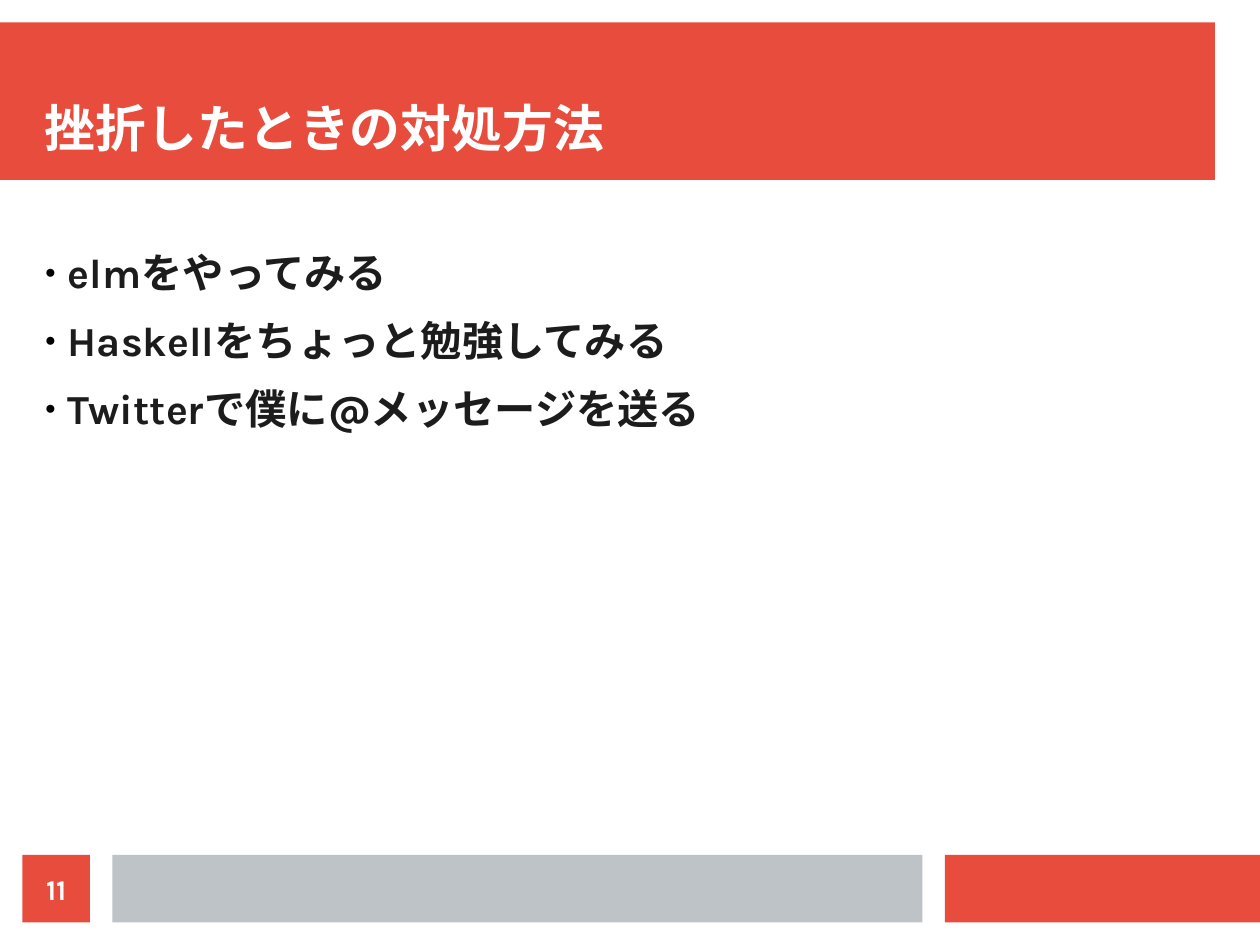
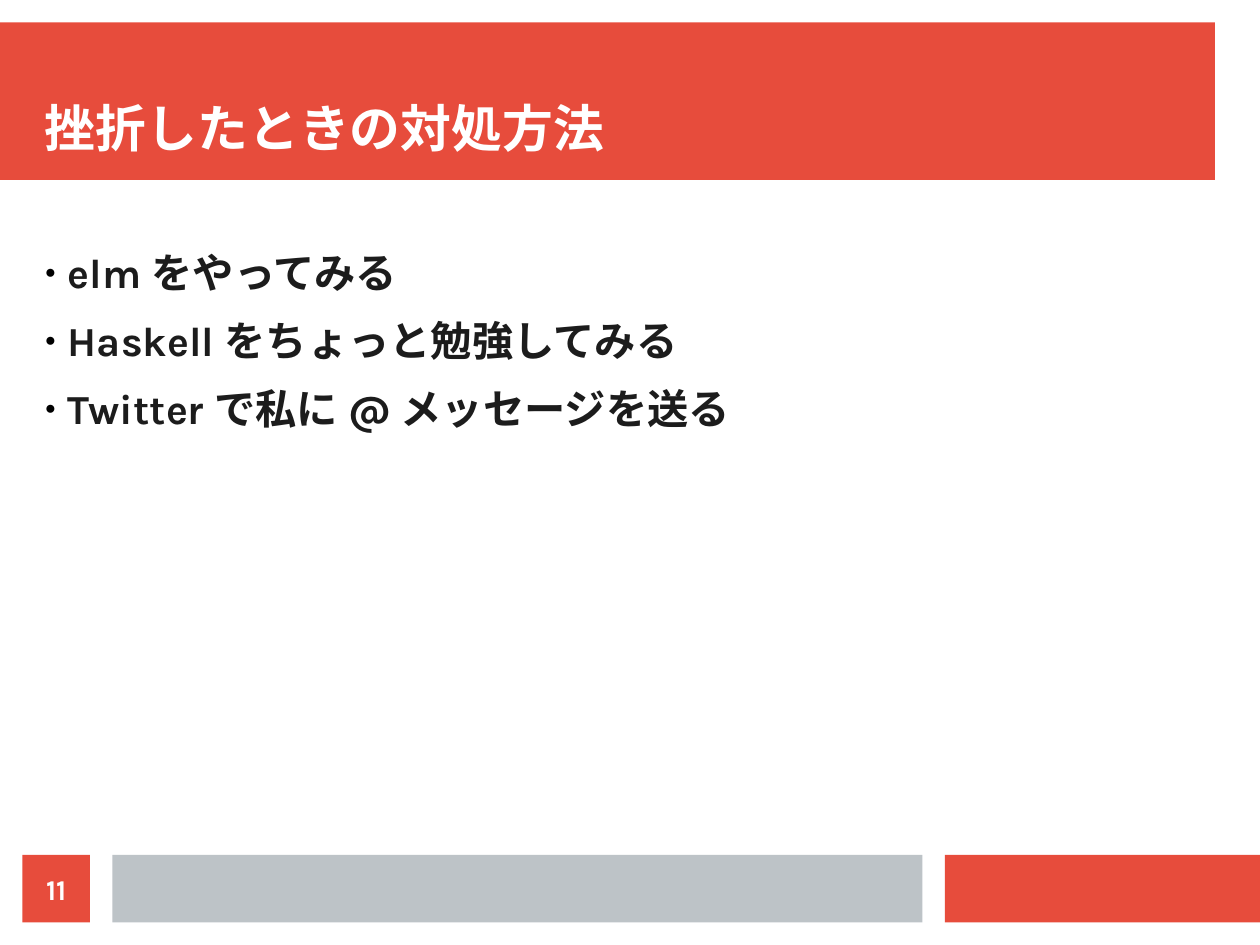
Before and after one commit to cdepillabout/purescript-community-presentation, a slide deck: slide 11 of purescript-community.odp. Drawn at 1260x945 pixels with LibreOffice and Linux fonts; fonts in the diff are those of the drawing. Boxes give left, top, right and bottom in pixels: in the first picture for what was removed or moved away, otherwise in the second. Text is boxed around its words. In the diff, an @@ line names an element or a change of style, - is before the commit and + after.

```diff
--- a/purescript-community.odp
+++ b/purescript-community.odp
@@ text at (400, 389, 729, 428): text changed @@
-● Twitterで僕に@メッセージを送る
+● Twitterで私に@メッセージを送る
```
Also in this commit, not shown: 1 other file.
